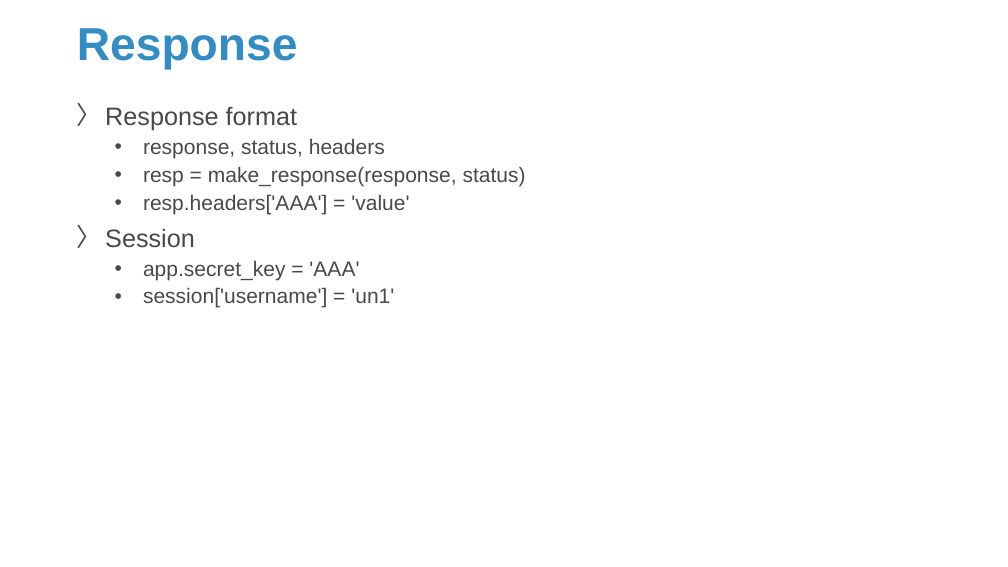
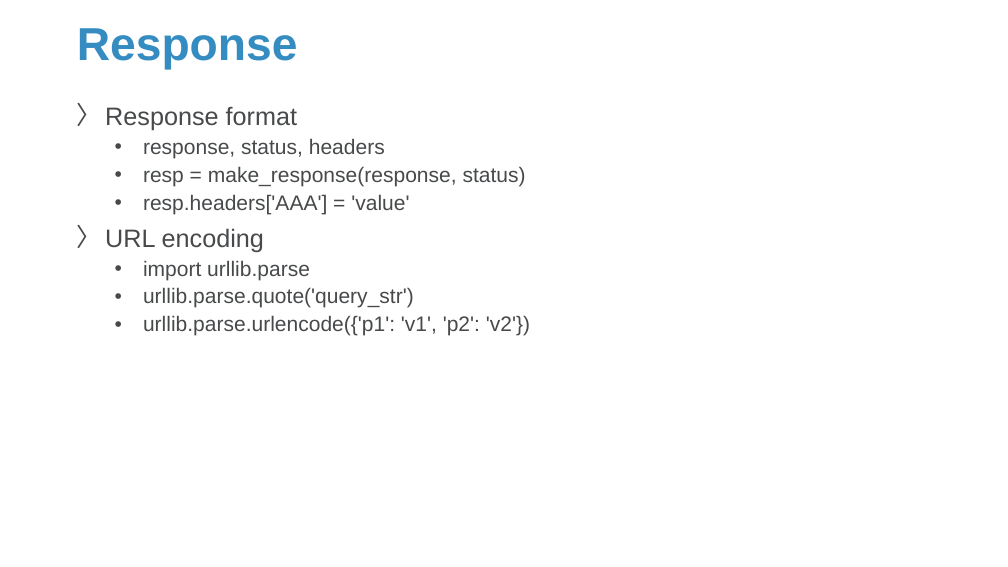
Before and after one commit to Sparks-Lu/TechNotes, a slide deck: slide 6 of Web/Flask-Notes.pptx (slide 5 before the commit). Drawn at 1008x567 pixels with LibreOffice and Linux fonts; fonts in the diff are those of the drawing; background and template pictures are left out. Boxes give left, top, right and bottom in pixels: in the first picture for what was removed or moved away, otherwise in the second. Text is boxed around its words. In the diff, an @@ line names an element or a change of style, - is before the commit and + after.

```diff
--- a/Web/Flask-Notes.pptx
+++ b/Web/Flask-Notes.pptx
@@ text at (105, 228, 530, 336): text changed @@
-〉 Session
-  • app.secret_key = 'AAA'
-  • session['username'] = 'un1'
+〉 URL encoding
+  • import urllib.parse
+  • urllib.parse.quote('query_str')
+  • urllib.parse.urlencode({'p1': 'v1', 'p2': 'v2'})
```
Also in this commit, not shown: 3 other slides changed, 5 slides added, 6 other files.
